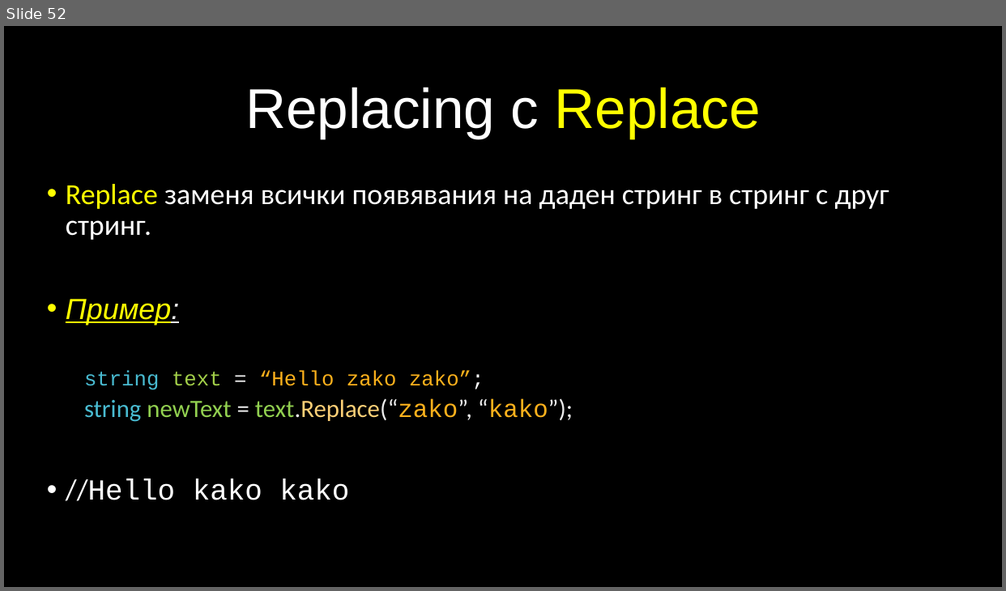
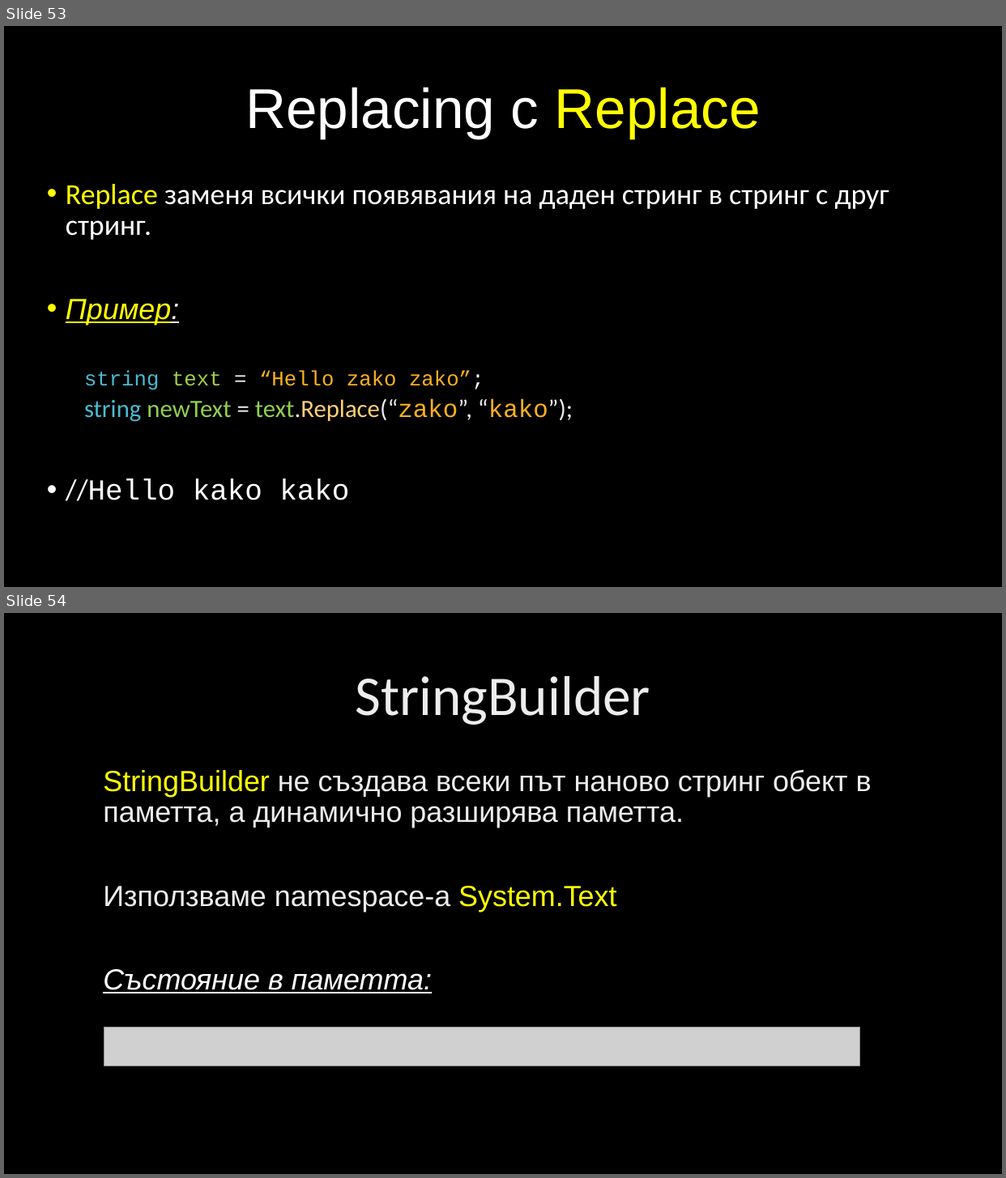
Before and after one commit to velizar92/CSharp-Programming-Presentations, a slide deck: C# Intermediate.pptx. Shown one above the other, each under a label of ours: slide 52 before the commit, slides 53 and 54 after it. The pictures are 1006x591 and 1006x1178 pixels, drawn with LibreOffice and Linux fonts; fonts in the diff are those of the drawing; grey boxes stand for pictures; background and template pictures are left out. Boxes give left, top, right and bottom in pixels: in the first picture for what was removed or moved away, otherwise in the second. Text is boxed around its words. In the diff, an @@ line names an element or a change of style, - is before the commit and + after.

Commit message:
Latest updates on C# Intermediate -> Text Processing lecture

```diff
--- a/C# Intermediate.pptx
+++ b/C# Intermediate.pptx
@@ slide 54 added at bbox=[4, 613, 1002, 1174], background picture (left out) @@
@@ title added at bbox=[355, 676, 650, 725], 54 pt, text gradient #BFBFBF to #EDEDED to #FFFFFF @@
+StringBuilder
@@ text added at bbox=[103, 769, 872, 994], 28 pt, text gradient #BFBFBF to #EDEDED to #FFFFFF @@
+StringBuilder не създава всеки път наново стринг обект в паметта, а динамично разширява паметта.
+Използваме namespace-а System.Text
+Състояние в паметта:
@@ picture added at bbox=[104, 1028, 859, 1067] @@
@@ what was slide 52 is now slide 53 @@
```
Also in this commit, not shown: 8 other slides added.
